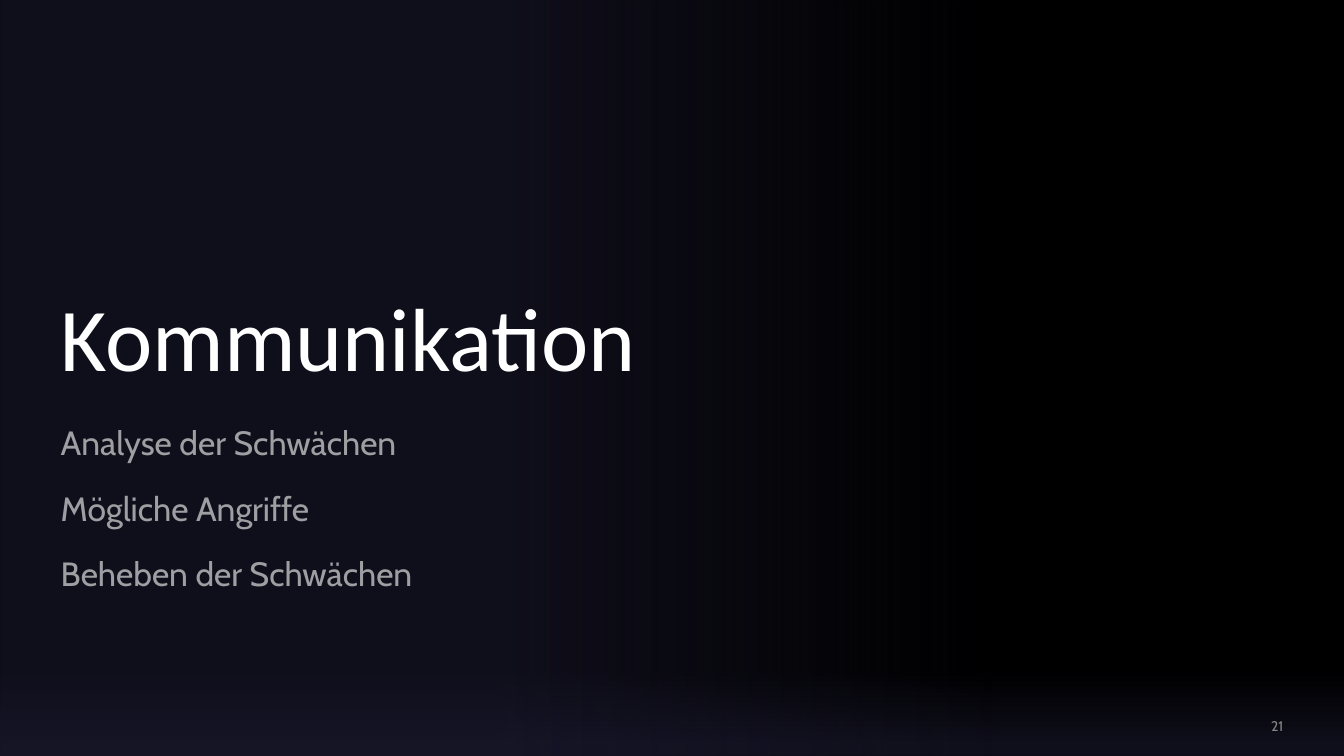
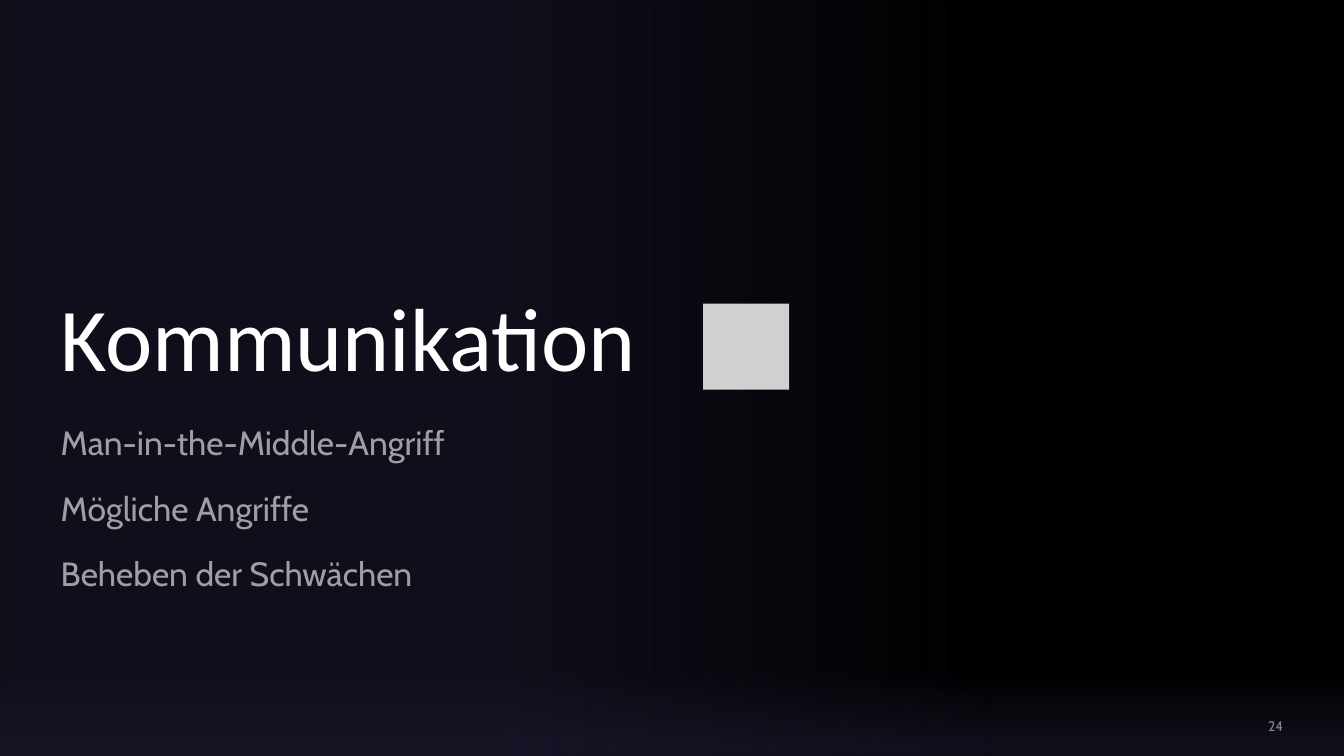
Before and after one commit to hagengruber/chess_server_strong, a slide deck: slide 24 of Alternativ Version.pptx (slide 21 before the commit). Drawn at 1344x756 pixels with LibreOffice and Linux fonts; fonts in the diff are those of the drawing; grey boxes stand for pictures; background and template pictures are left out. Boxes give left, top, right and bottom in pixels: in the first picture for what was removed or moved away, otherwise in the second. Text is boxed around its words. In the diff, an @@ line names an element or a change of style, - is before the commit and + after.

```diff
--- a/Alternativ Version.pptx
+++ b/Alternativ Version.pptx
@@ picture added at (703, 303, 788, 389) @@
@@ subtitle at (61, 430, 445, 463): text changed @@
-Analyse der Schwächen
+Man-in-the-Middle-Angriff
@@ page number at (1268, 721, 1283, 731): text changed @@
-21
+24
```
Also in this commit, not shown: 17 other slides changed, 9 slides added, 3 other files.
